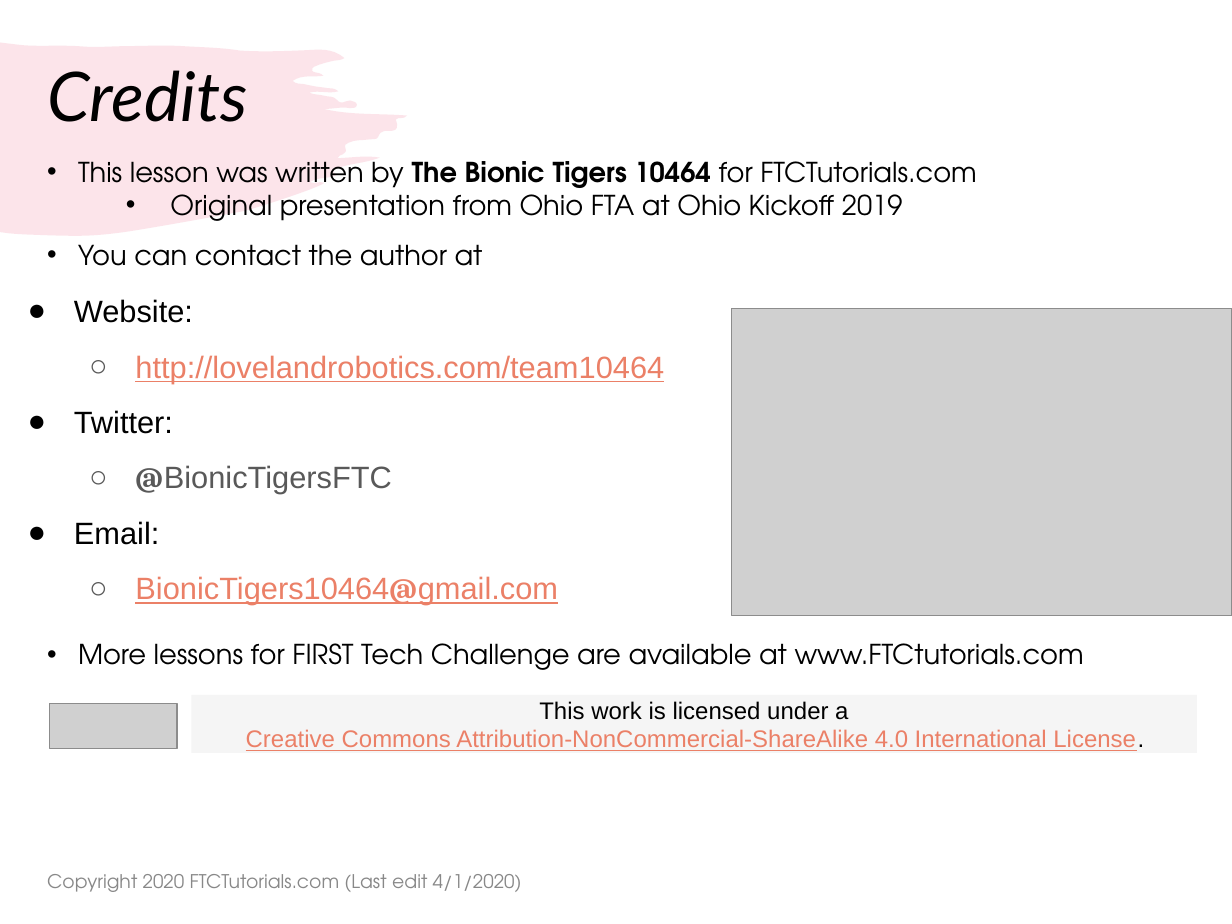
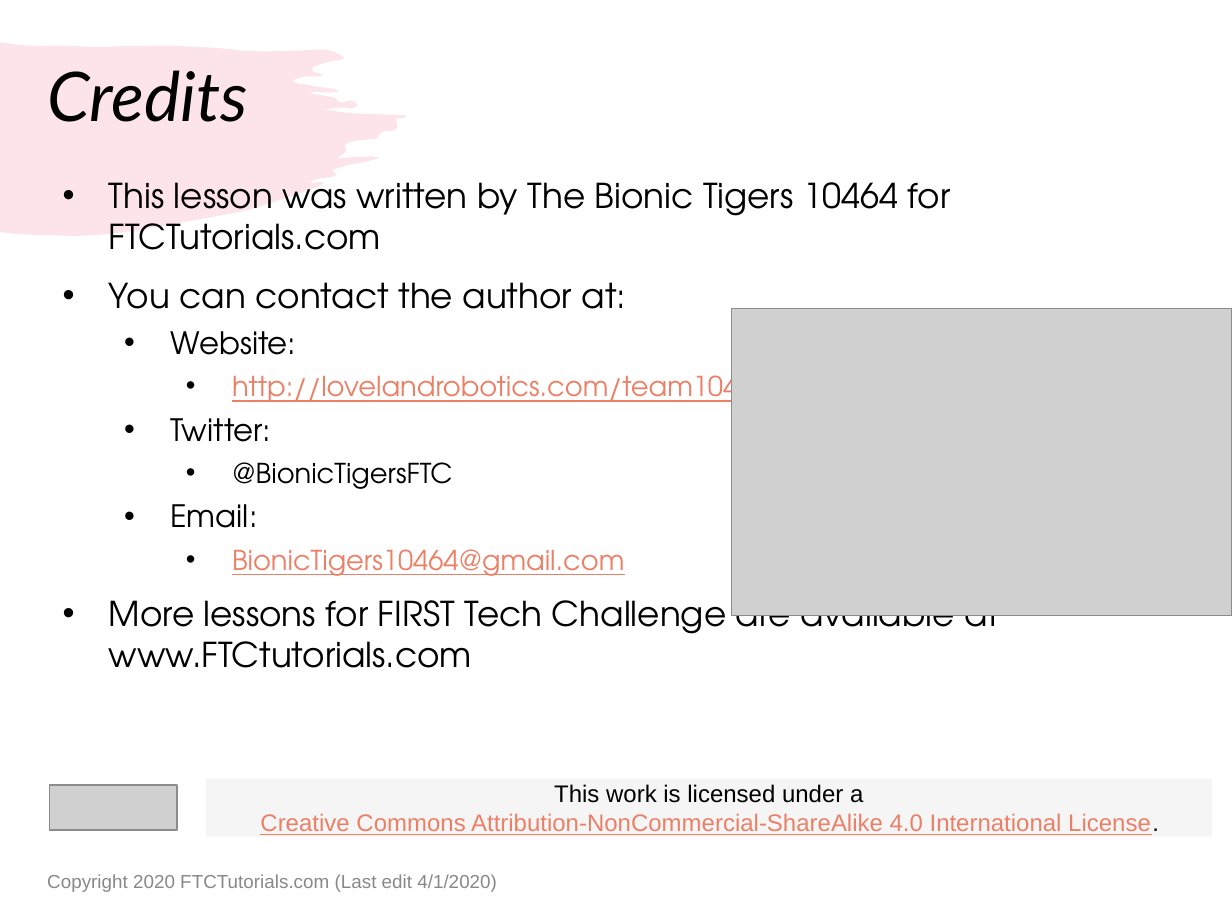
Before and after one commit to droidsrobotics/FTC-Tutorials, a slide deck: slide 23 of translations/en-us/Competitions/FTA Best practices.pptx. Drawn at 1232x924 pixels with LibreOffice and Linux fonts; fonts in the diff are those of the drawing; grey boxes stand for pictures. Boxes give left, top, right and bottom in pixels: in the first picture for what was removed or moved away, otherwise in the second. Text is boxed around its words. In the diff, an @@ line names an element or a change of style, - is before the commit and + after.

```diff
--- a/translations/en-us/Competitions/FTA Best practices.pptx
+++ b/translations/en-us/Competitions/FTA Best practices.pptx
@@ text "This lesson was written by ...": place and size @@
-text "This lesson was written by ..." at (78, 161, 1084, 670)
+text "This lesson was written by ..." at (109, 182, 999, 668)
@@ text at (109, 182, 999, 668): size 16 to 20 pt in "This lesson was written by The Bionic ...", "More lessons for FIRST Tech Challenge are ..."; bold off in "The Bionic Tigers 10464"; indent changed; more space between paragraphs @@
@@ text removed at (74, 299, 664, 605) @@
-● Website:
-  ○ http://lovelandrobotics.com/team10464
-● Twitter:
-  ○ @BionicTigersFTC
-● Email:
-  ○ BionicTigers10464@gmail.com
@@ text at (109, 282, 768, 576): text changed; text colour #000000 to #EB8067 @@
-  • Original presentation from Ohio FTA at Ohio Kickoff 2019
-• You can contact the author at
+• You can contact the author at:
+  • Website:
+    • http://lovelandrobotics.com/team10464
+  • Twitter:
+    • @BionicTigersFTC
+  • Email:
+    • BionicTigers10464@gmail.com
@@ rectangle "This work is licensed under ...": place and size @@
-rectangle "This work is licensed under ..." at (191, 695, 1196, 753)
+rectangle "This work is licensed under ..." at (206, 779, 1211, 837)
@@ picture: place and size @@
-picture at (49, 703, 177, 749)
+picture at (49, 785, 177, 830)
@@ text "Copyright 2020 FTCTutorials.com (Last edit ..." at (47, 874, 497, 892): font TeX Gyre Adventor to Arial @@
```
Also in this commit, not shown: 22 other slides changed, 2 other files.
